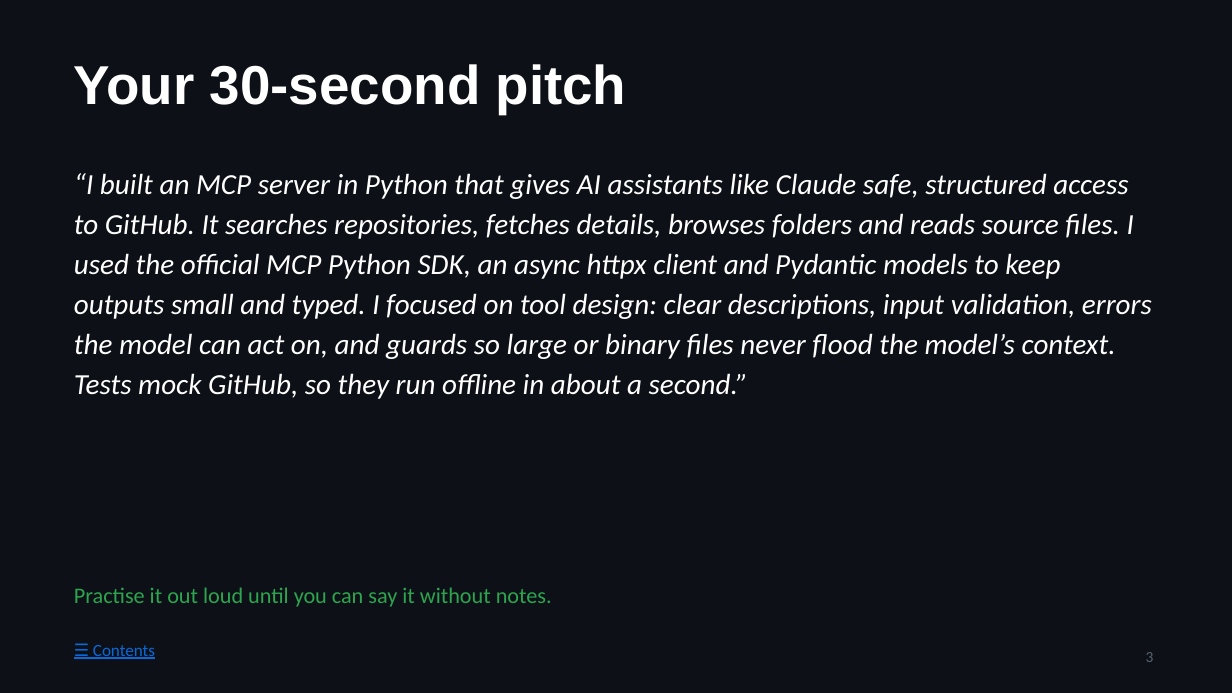
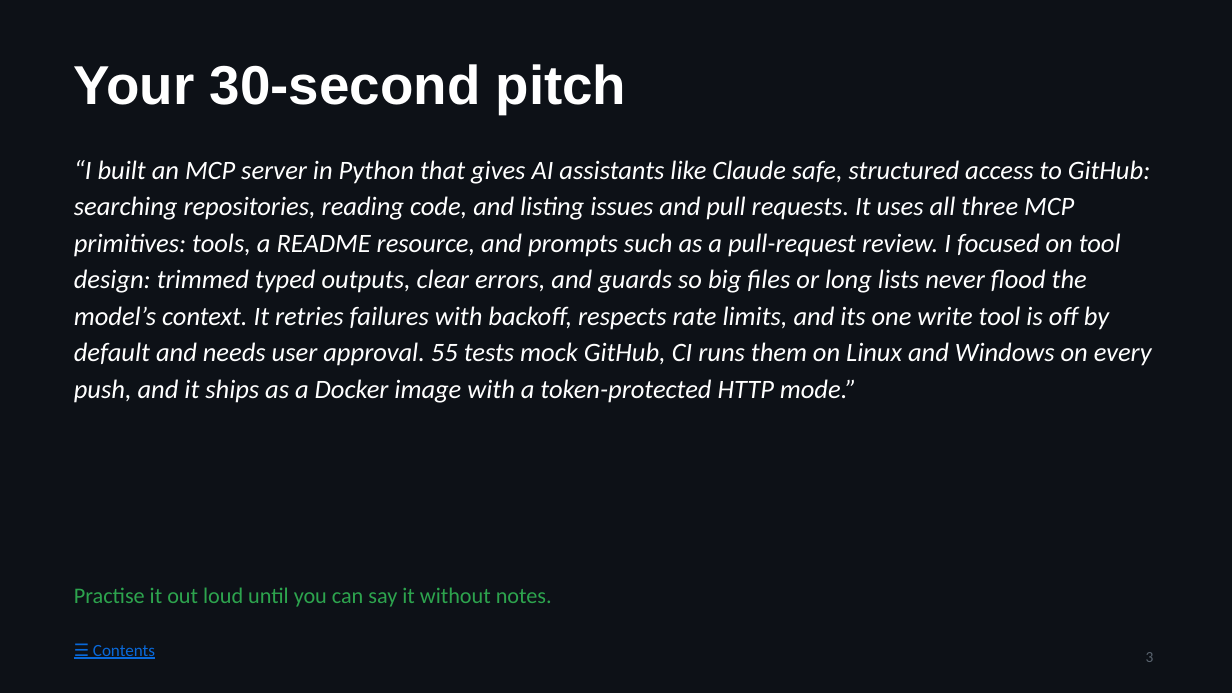
Before and after one commit to prasad976999/github-mcp-server, a slide deck: slide 3 of docs/STUDY-GUIDE.pptx. Drawn at 1232x693 pixels with LibreOffice and Linux fonts; fonts in the diff are those of the drawing. Boxes give left, top, right and bottom in pixels: in the first picture for what was removed or moved away, otherwise in the second. Text is boxed around its words. In the diff, an @@ line names an element or a change of style, - is before the commit and + after.

```diff
--- a/docs/STUDY-GUIDE.pptx
+++ b/docs/STUDY-GUIDE.pptx
@@ text at <box>74,160,1152,403</box>: text changed; size 17 to 15.5 pt @@
-“I built an MCP server in Python that gives AI assistants like Claude safe, structured access to GitHub. It searches repositories, fetches details, browses folders and reads source files. I used the official MCP Python SDK, an async httpx client and Pydantic models to keep outputs small and typed. I focused on tool design: clear descriptions, input validation, errors the model can act on, and guards so large or binary files never flood the model’s context. Tests mock GitHub, so they run offline in about a second.”
+“I built an MCP server in Python that gives AI assistants like Claude safe, structured access to GitHub: searching repositories, reading code, and listing issues and pull requests. It uses all three MCP primitives: tools, a README resource, and prompts such as a pull-request review. I focused on tool design: trimmed typed outputs, clear errors, and guards so big files or long lists never flood the model’s context. It retries failures with backoff, respects rate limits, and its one write tool is off by default and needs user approval. 55 tests mock GitHub, CI runs them on Linux and Windows on every push, and it ships as a Docker image with a token-protected HTTP mode.”
```
Also in this commit, not shown: 64 other slides changed, 23 slides added, 19 other files.
